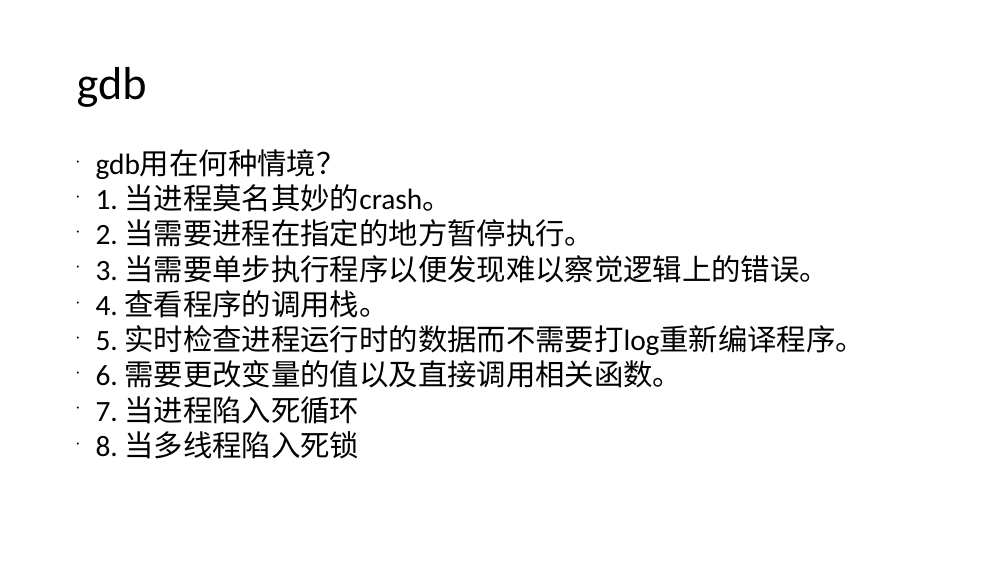
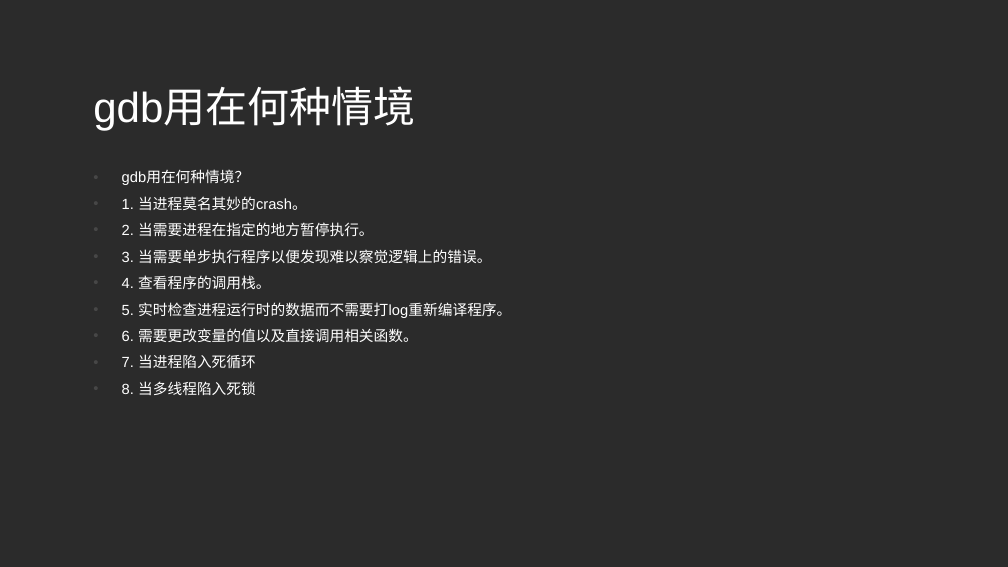
Before and after one commit to beyondforever1993/TestCode, a slide deck: slide 3 of linux调试工具.ppt. Drawn at 1008x567 pixels with LibreOffice and Linux fonts; fonts in the diff are those of the drawing; background and template pictures are left out; a plain dark background stands for a picture behind light text. Boxes give left, top, right and bottom in pixels: in the first picture for what was removed or moved away, otherwise in the second. Text is boxed around its words. In the diff, an @@ line names an element or a change of style, - is before the commit and + after.

```diff
--- a/linux调试工具.ppt
+++ b/linux调试工具.ppt
@@ background #FFFFFF to picture (left out) @@
@@ title removed at [77, 67, 147, 107] @@
-gdb
@@ text added at [93, 89, 415, 131], 40 pt, text #FFFFFF @@
+gdb用在何种情境
@@ text "gdb用在何种情境？": place and size @@
-text "gdb用在何种情境？" at [96, 150, 866, 459]
+text "gdb用在何种情境？" at [122, 170, 511, 395]
@@ text "gdb用在何种情境？" at [122, 170, 511, 395]: size 28 to 14 pt, font Calibri to Arial, text colour #000000 to #FFFFFF; indent changed; line spacing 0.7 to 1.5; less space between paragraphs; bullet colour #000000 to #474747 @@
```
Also in this commit, not shown: 6 other slides changed, 5 slides added.
